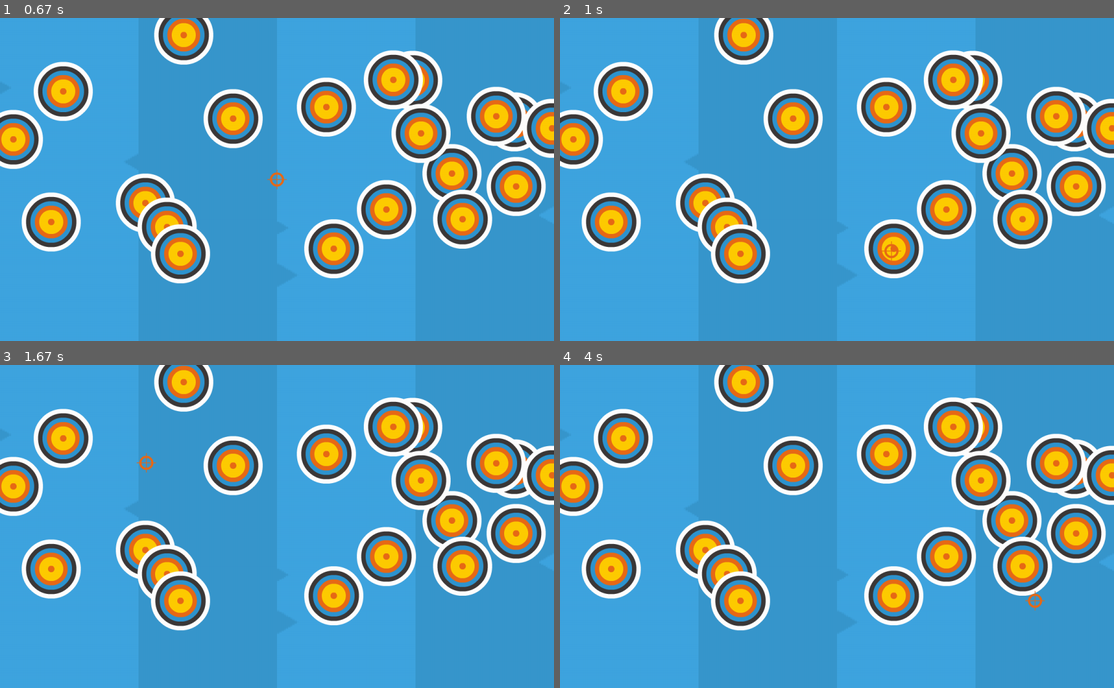
Above: before the commit, frames 1-4 (two rows, left to right).
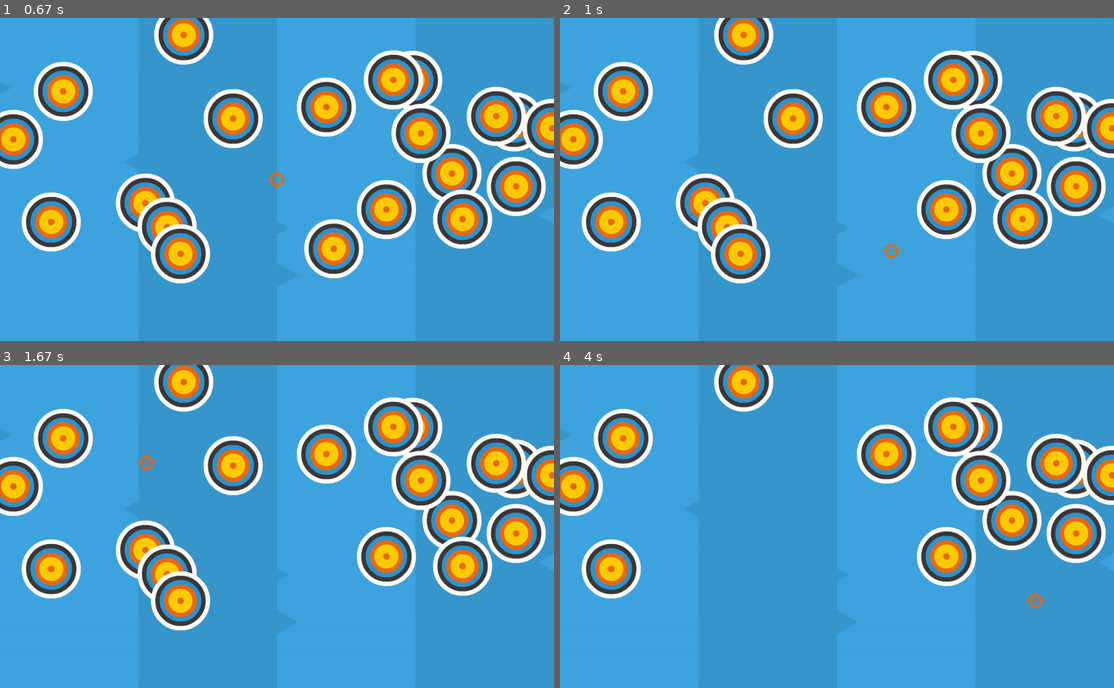
Above: after the commit, the same moments.

Repository: miroslavsavel/pygame_training
Game: pygame game, started from shooter.py
Same seed, same stepped clock (60 frames per second), same inputs: the game is played once before the commit and once after it.
Inputs (mouse positions are in pixels of both pictures, inside the frame that each line leads up to):
- Up to frame 1 (0.67 s): click (277, 179) at 0.38 s
- Up to frame 2 (1 s): click (892, 250) at 0.72 s
- Up to frame 3 (1.67 s): click (481, 639) at 1.05 s; click (144, 461) at 1.38 s
- Up to frame 4 (4 s): click (837, 565) at 1.72 s; click (759, 458) at 2.05 s; click (1030, 610) at 2.38 s; click (654, 558) at 2.72 s; click (676, 465) at 3.05 s; click (704, 581) at 3.38 s; click (1036, 600) at 3.72 s

Frame 1 is identical in both runs. In frame 2, 1.3% of the frame differs, in the area x 54-66%, y 62-81%; in frame 3, 1.3%; in frame 4, 6.9%, in the area x 20-89%, y 21-83%.

Commit message:
remove target sprite after shoot

Diff:
--- a/shooter.py
+++ b/shooter.py
@@ -11,6 +11,7 @@
 
     def shoot(self):
         self.gunshot.play()
+        pygame.sprite.spritecollide(crosshair, target_group, True) # it will checks two groups of sprites
 
     def update(self):
         # method predefined in originla Sprite class
